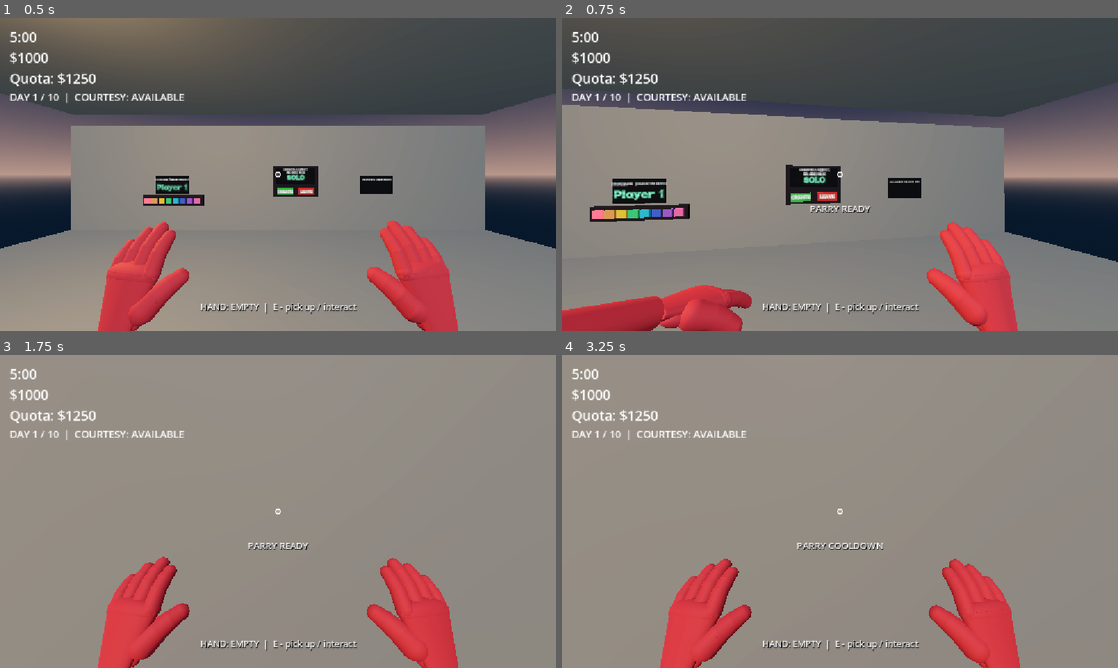
Above: before the commit, frames 1-4 (two rows, left to right).
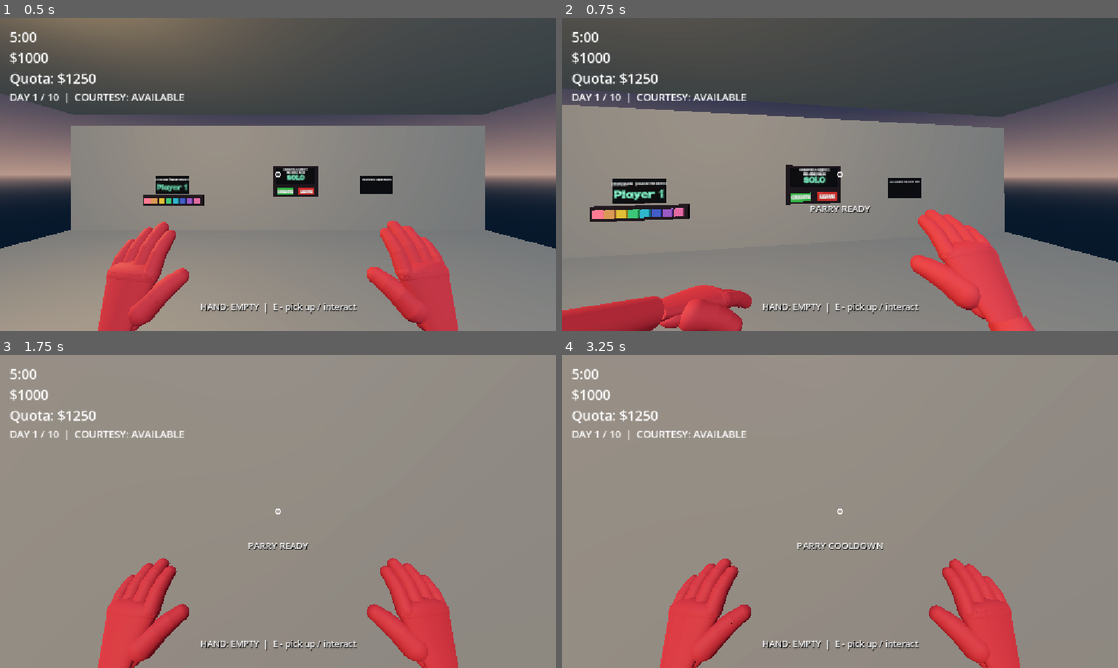
Above: after the commit, the same moments.

Repository: greedisfaust/fowl-play
Game: Godot game, scene res://world.tscn
The game is run twice, just before and just after one commit, with the same random seed, the same clock (stepped at 60 frames per second) and the same inputs.
Inputs (mouse positions are in pixels of both pictures, inside the frame that each line leads up to):
- Up to frame 1 (0.5 s): no input
- Up to frame 2 (0.75 s): tap Enter at 0.5 s; move the mouse to (867, 174) at 0.52 s; hold W (move_forward) from 0.53 s (still down); hold F (parry) from 0.53 s (still down)
- Up to frame 3 (1.75 s): keep holding W (move_forward); tap Space (jump) at 0.77, 1.52 s; tap Q (punch) at 0.8, 1.35 s; move the mouse to (250, 511) at 1.27 s; release F (parry) at 1.28 s; tap F (parry) at 1.55 s
- Up to frame 4 (3.25 s): keep holding W (move_forward); move the mouse to (851, 505) at 2.02 s; hold Q (punch) 2.03-2.78 s; tap G (drop_item) at 2.1 s; move the mouse to (834, 517) at 2.77 s; tap E (grab) at 2.85 s; tap Space (jump) at 3.02 s; tap F (parry) at 3.05 s

Frame 1 is identical in both runs. In frame 2, 1.9% of the frame differs, in the area x 62-86%, y 61-100%; in frame 3, 0.2%; in frame 4, 0.1%.

Commit message:
Fix jab limp, host self-RPC, arc smoothing, parry tween
- jab: no longer transitions to LIMP state, just jiggle + brief input unlock
- punch_request: allow sender -1 (host local call) so host punches work
- steer_lunge: replaced lerp with angle-capped turn rate (max 3 rad/s) so
  players can't instantly look behind mid-lunge
- set_guard: smooth tween in/out (0.18s) instead of instant snap; kills
  in-flight tween on state change

Test: test_house.tscn 65 checks, 0 failures

Co-Authored-By: Claude Code <noreply@anthropic.com>

Diff:
--- a/dev-fowl-play/player/combat.gd
+++ b/dev-fowl-play/player/combat.gd
@@ -149,18 +149,27 @@
 ## Steer the lunge toward a look direction mid-flight (camera-arc punch).
 ## `look_dir` is where the camera is facing (e.g. -camera.global_basis.z).
 ## `strength` is how hard to pull toward that direction (0..1).
-func steer_lunge(look_dir: Vector3, strength: float) -> void:
+## `max_turn_rad_per_sec` limits how fast the aim can swing so players can't
+## instantly look behind mid-lunge.
+func steer_lunge(look_dir: Vector3, strength: float, max_turn_rad_per_sec: float = 3.0) -> void:
 	if not is_lunging(Time.get_ticks_msec() / 1000.0):
 		return
 	var target := look_dir.normalized()
 	var current := _lunge_velocity.normalized()
 	if current == Vector3.ZERO:
 		current = target
-	var blended := current.lerp(target, clampf(strength, 0.0, 1.0))
-	if blended == Vector3.ZERO:
+	# Cap the turn rate so the arc can't snap around instantly.
+	var max_delta := max_turn_rad_per_sec * PhysicsTuning.get_snapshot_interval_seconds()
+	var angle := current.angle_to(target)
+	if absf(angle) < 0.001:
 		return
+	var step := clampf(angle, -max_delta, max_delta)
+	var axis := current.cross(target)
+	if axis == Vector3.ZERO:
+		axis = Vector3.UP
+	var rotated := current.rotated(axis, step)
 	var speed := _lunge_velocity.length()
-	_lunge_velocity = blended.normalized() * speed
+	_lunge_velocity = rotated.normalized() * speed
 
 # Launch the owner with a lunge velocity (charged punch). Deprecated: use
 # start_lunge() instead so velocity survives _physics_process input overwrite.
--- a/dev-fowl-play/player/hands.gd
+++ b/dev-fowl-play/player/hands.gd
@@ -268,23 +268,34 @@
 	_mat.albedo_color = c
 
 # Box both hands in front of the face (parry guard) or relax back to normal.
+# `active` = true pulls both hands up in front of the face, palms forward.
+# Smooth tween in/out so the guard doesn't snap instantly.
 func set_guard(active: bool) -> void:
 	if _rigs.is_empty():
 		return
+	if _guard_tween != null:
+		_guard_tween.kill()
+		_guard_tween = null
+	var tw := create_tween()
+	_guard_tween = tw
+	var duration := 0.18
 	for i in 2:
 		var hand := _hands[i]
 		var rig := _rigs[i]
+		var side := -1.0 if i == 0 else 1.0
 		if active:
-			# Pull both hands up in front of the face, palms forward.
-			var side := -1.0 if i == 0 else 1.0
-			rig.position = Vector3(side * 0.12, 0.08, -0.30)
-			hand.quaternion = Quaternion(Vector3.RIGHT, deg_to_rad(-20)) * Quaternion(Vector3.UP, deg_to_rad(side * 15))
+			var target_pos := Vector3(side * 0.12, 0.08, -0.30)
+			var target_q := Quaternion(Vector3.RIGHT, deg_to_rad(-20)) * Quaternion(Vector3.UP, deg_to_rad(side * 15))
+			tw.tween_property(rig, "position", target_pos, duration).set_trans(Tween.TRANS_QUAD).set_ease(Tween.EASE_OUT)
+			tw.parallel().tween_property(hand, "quaternion", target_q, duration).set_trans(Tween.TRANS_QUAD).set_ease(Tween.EASE_OUT)
 		else:
-			rig.position = _rest[i]
-			hand.quaternion = _rest_q[i]
+			tw.tween_property(rig, "position", _rest[i], duration).set_trans(Tween.TRANS_QUAD).set_ease(Tween.EASE_OUT)
+			tw.parallel().tween_property(hand, "quaternion", _rest_q[i], duration).set_trans(Tween.TRANS_QUAD).set_ease(Tween.EASE_OUT)
+	tw.finished.connect(func() -> void: _guard_tween = null)
 
 var _shake_until := 0.0
 var _shake_intensity := 1.0
+var _guard_tween: Tween = null
 
 func shake(intensity: float) -> void:
 	_shake_intensity = clampf(intensity, 0.0, 2.0)
--- a/dev-fowl-play/player/player.gd
+++ b/dev-fowl-play/player/player.gd
@@ -276,8 +276,8 @@
 @rpc("any_peer", "call_local", "reliable")
 func punch_request(target_id: int, charge: float) -> void:
 	var sender := multiplayer.get_remote_sender_id()
-	if sender == -1:
-		return   # invalid sender (not a real peer)
+	if sender != -1 and sender != 1:
+		return   # only the host (peer 1) or local call may process punch requests
 	var puncher := _player_node(sender)
 	var target := _player_node(target_id)
 	if puncher == null or target == null:
@@ -335,9 +335,7 @@
 			show_notice("KNOCKED DOWN")
 		Input.mouse_mode = Input.MOUSE_MODE_VISIBLE
 	else:
-		state.transition_to(PlayerState.State.LIMP)
-		state.set_limp_phase(PlayerState.LimpPhase.LIMP_GROUND)
-		state.start_limp_timer(0.35)
+		# Jab: jiggle only, no limp state (quick punch shouldn't ragdoll).
 		Input.mouse_mode = Input.MOUSE_MODE_VISIBLE
 		var attacker := _player_node(int(attacker_id))
 		if attacker != null:
@@ -586,7 +584,7 @@
 	if combat.is_lunging(now):
 		# Camera-arced lunge: steer toward where the player is looking while lunging,
 		# so they can arc left/right by looking that direction during the lunge.
-		combat.steer_lunge(-(camera.global_basis.z), 0.3)
+		combat.steer_lunge(-(camera.global_basis.z), 0.0, 3.0)
 		velocity.x = combat.lunge_velocity().x
 		velocity.z = combat.lunge_velocity().z
 	elif not (input_locked or state.is_input_locked()) and now >= (state.limp_timer if state.limp_timer > 0.0 else 0.0):
